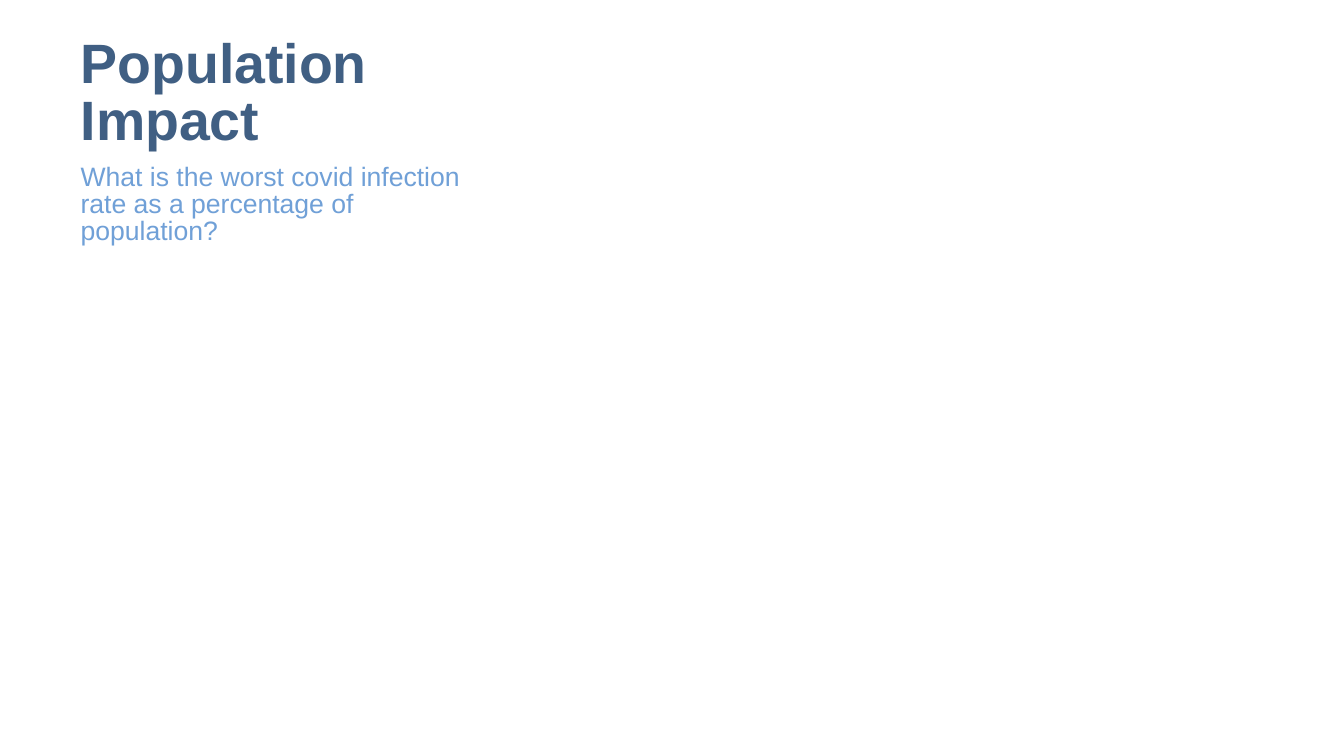
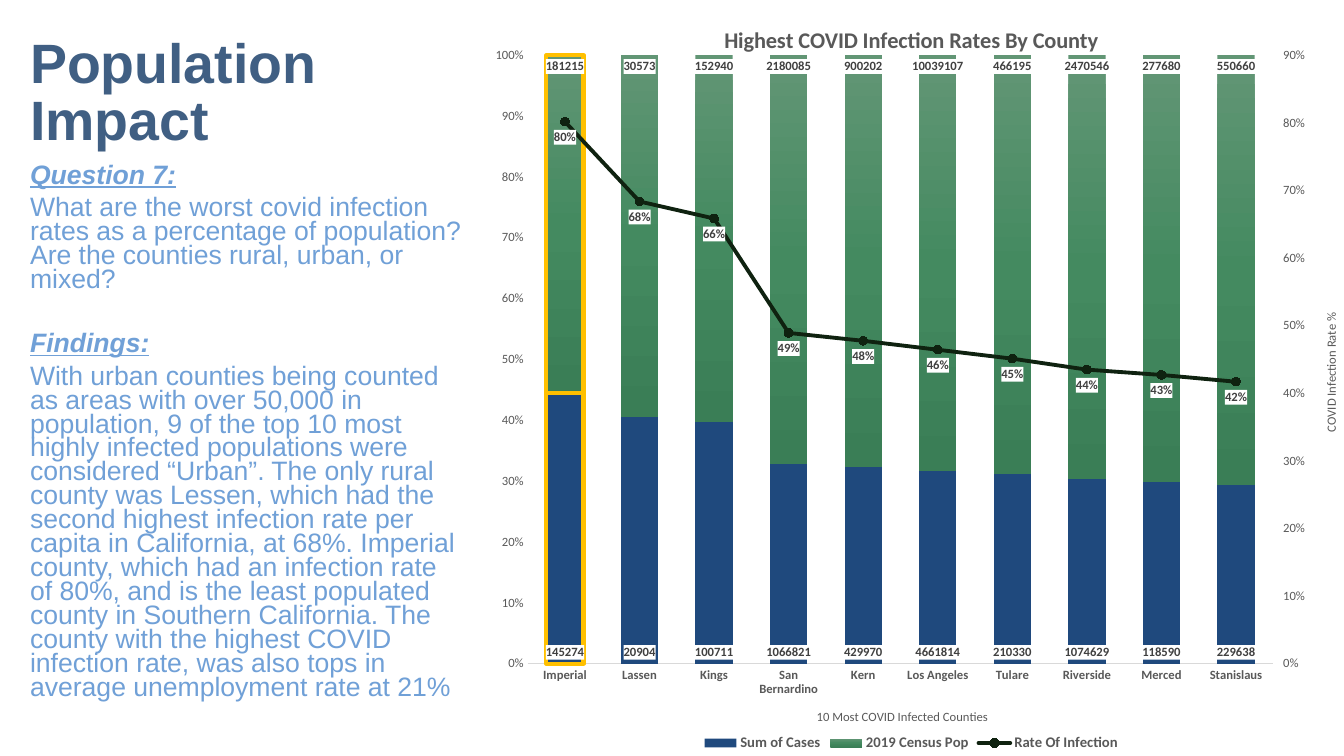
Before and after one commit to speedracer05/Covid_CalFresh, a slide deck: slide 9 of Presentation/Covid_CalFresh_v.01.pptx. Drawn at 1344x756 pixels with LibreOffice and Linux fonts; fonts in the diff are those of the drawing. Boxes give left, top, right and bottom in pixels: in the first picture for what was removed or moved away, otherwise in the second. Text is boxed around its words. In the diff, an @@ line names an element or a change of style, - is before the commit and + after.

Commit message:
Added bar graphs to Jupitar Notebook. Added graphs and Q/A's to questions 5 and 6 to presentation

```diff
--- a/Presentation/Covid_CalFresh_v.01.pptx
+++ b/Presentation/Covid_CalFresh_v.01.pptx
@@ column stacked 100% chart added at (x1=479, y1=0, x2=1344, y2=756) @@
+title "Highest COVID Infection Rates By County "
+categories: Imperial, Lassen, Kings, San Bernardino, Kern, Los Angeles, Tulare, Riverside, Merced, Stanislaus
+Sum of Cases: 145274, 20904, 100711, 1066821, 429970, 4661814, 210330, 1074629, 118590, 229638
+2019 Census Pop: 181215, 30573, 152940, 2180085, 900202, 10039107, 466195, 2470546, 277680, 550660
+Rate Of Infection: 0.8, 0.68, 0.66, 0.49, 0.48, 0.46, 0.45, 0.43, 0.43, 0.42
@@ title "Population Impact" moved from (x1=81, y1=43, x2=367, y2=150) to (x1=30, y1=43, x2=316, y2=150) @@
@@ text at (x1=30, y1=165, x2=461, y2=701): text changed @@
-What is the worst covid infection rate as a percentage of population?
+Question 7:
+What are the worst covid infection rates as a percentage of population? Are the counties rural, urban, or mixed?
+Findings:
+With urban counties being counted as areas with over 50,000 in population, 9 of the top 10 most highly infected populations were considered “Urban”. The only rural county was Lessen, which had the second highest infection rate per capita in California, at 68%. Imperial county, which had an infection rate of 80%, and is the least populated county in Southern California. The county with the highest COVID infection rate, was also tops in average unemployment rate at 21%
```
Also in this commit, not shown: 1 other slide changed, 6 other files.
